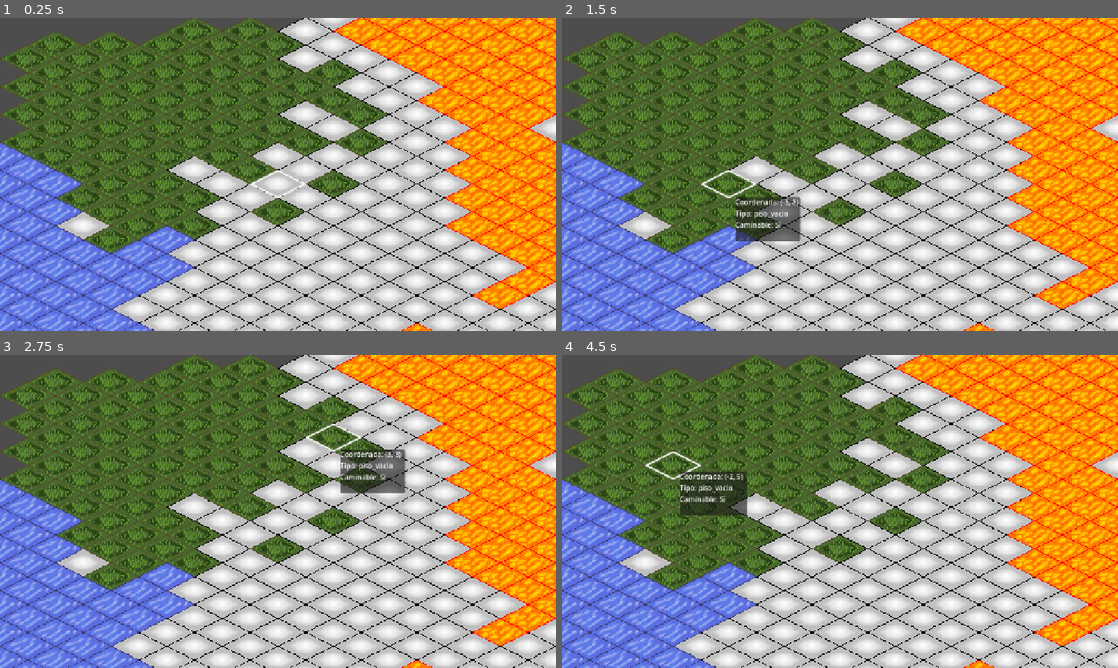
Above: before the commit, frames 1-4 (two rows, left to right).
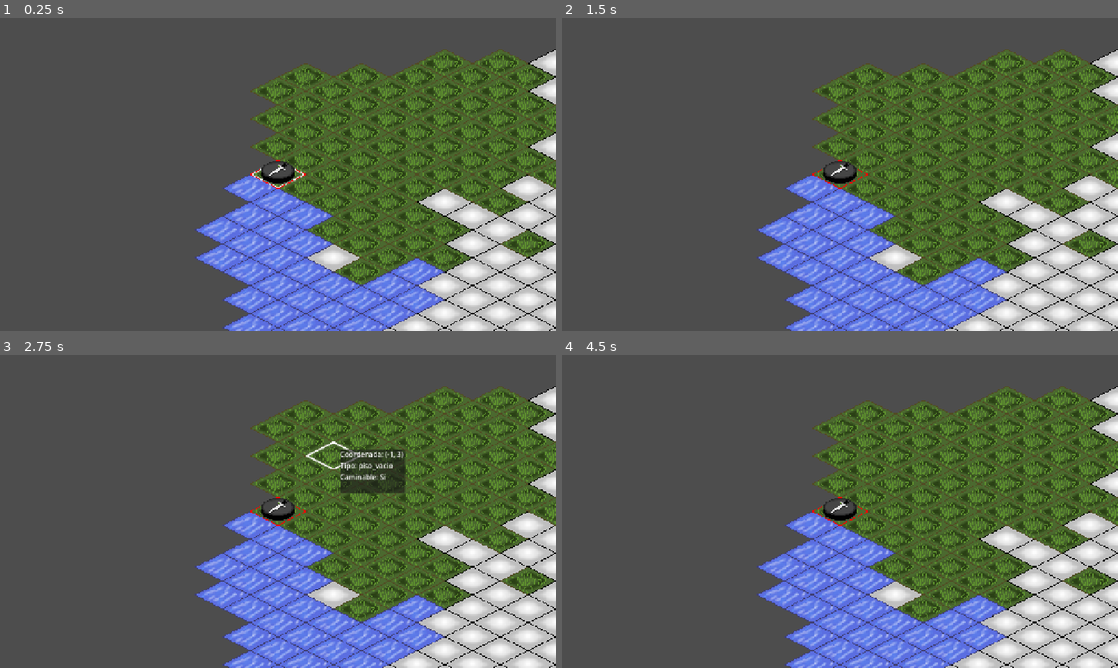
Above: after the commit, the same moments.

Repository: Jhonch1s/Exhume.edu
Game: Godot game, scene res://scenes/escenario_base/escenario_base.tscn
Two runs of this game, one before a commit and one after it. Both use one fixed random seed, a clock stepped at 60 frames per second and the inputs below.
Inputs (mouse positions are in pixels of both pictures, inside the frame that each line leads up to):
- Up to frame 1 (0.25 s): no input
- Up to frame 2 (1.5 s): tap Enter at 0.5 s; move the mouse to (962, 158) at 0.52 s; click (962, 158) at 0.67 s; tap Space at 1.25 s; move the mouse to (728, 190) at 1.27 s; click (728, 190) at 1.42 s
- Up to frame 3 (2.75 s): tap Enter at 2 s; move the mouse to (333, 442) at 2.02 s; click (333, 442) at 2.17 s
- Up to frame 4 (4.5 s): tap Space at 2.75, 4.25 s; move the mouse to (812, 574) at 2.77 s; click (812, 574) at 2.92 s; tap Enter at 3.5 s; move the mouse to (1006, 558) at 3.52 s; click (1006, 558) at 3.67 s; move the mouse to (673, 464) at 4.27 s; click (673, 464) at 4.42 s

The runs differ from the first frame. In frame 1, 92% of the frame differs, in the area x 0-100%, y 0-100%; in frame 2, 92%; in frame 3, 92%; in frame 4, 92%.

Commit message:
comenzamos con pathing

Diff:
--- a/scenes/escenario_base/escenario_base.gd
+++ b/scenes/escenario_base/escenario_base.gd
@@ -5,6 +5,8 @@
 @onready var capa_selector: TileMapLayer = $CapaSelector
 @onready var panel_detalles: PanelContainer = $CanvasLayer/PanelDetalle
 @onready var texto_info: Label = $CanvasLayer/PanelDetalle/TextoInfo
+@onready var camera_2d: Camera2D = $Camera2D
+
 
 # Configuración del tablero
 const ANCHO_MAPA: int = 20
@@ -14,8 +16,12 @@
 # algo como { Vector2i(0,0): {"tipo": "pasto", "ocupado": false} }
 var tablero: Dictionary = {}
 
+const ESCENA_FICHA = preload("res://scenes/ficha/ficha.tscn")
+var ficha_jugador: Ficha = null
+
 func _ready() -> void:
 	generar_tablero_de_zona()
+	spawnear_ficha_inicial()
 
 
 func generar_tablero_de_zona() -> void:
@@ -81,13 +87,16 @@
 
 # ahora la funcion deberia resaltar la casilla y mostrar panel con label
 func _unhandled_input(event: InputEvent) -> void:
-	if event is InputEventMouseButton and event.pressed and event.button_index == MOUSE_BUTTON_LEFT:
+	if event is InputEventMouseButton and event.pressed:
 		var _capa_suelo: TileMapLayer = zona_actual.get_node_or_null("CapaSuelo")
+		if not _capa_suelo:
+			return
+		var posicion_mouse = get_global_mouse_position()
+		var coordenada_clic = _capa_suelo.local_to_map(posicion_mouse)
 
-		if _capa_suelo:
-			var posicion_mouse = get_global_mouse_position()
-			var coordenada_clic = _capa_suelo.local_to_map(posicion_mouse)
+		#si el click es izquierdo
 
+		if event.button_index == MOUSE_BUTTON_LEFT:
 			if tablero.has(coordenada_clic):
 				# logica del dialogo o menu a futuro
 				var datos = tablero[coordenada_clic]
@@ -96,7 +105,8 @@
 				var info_texto = "Coordenada: "+ str(coordenada_clic)+"\n"
 				info_texto += "Tipo: " + datos["zona"] + "\n"
 				info_texto += "Caminable: " + ("Sí" if datos["caminable"] else "No") + "\n"
-
+				if datos["contenido"] != null:
+					info_texto+= "Contenido: Ficha presente \n"
 				if datos["damage"] != null:
 					info_texto += "¡PELIGRO!: Daño de " + str(datos["damage"]["tipo"])
 
@@ -111,3 +121,61 @@
 			else:
 				# fuera del mapa = ocultamos el panel
 				panel_detalles.visible = false
+
+		#si el click es derecho
+		elif event.button_index == MOUSE_BUTTON_RIGHT:
+			if tablero.has(coordenada_clic) and ficha_jugador:
+
+				#verificamos si es caminable
+				if tablero[coordenada_clic]["caminable"]:
+
+					# liberamos la casilla
+					var coord_anterior = ficha_jugador.coordenada_mapa
+					tablero[coord_anterior]["contenido"]=null
+
+					#movemos la ficha a la nueva coord
+					ficha_jugador.mover_a_coordenada_instantaneo(coordenada_clic)
+
+					#ocupamos la casilla nueva
+					tablero[coordenada_clic]["contenido"] = ficha_jugador
+
+					#hacemos la que la camara la siga
+					centrar_camara_en_ficha()
+
+					#ocultamos el panel de detalles por siacaso
+					panel_detalles.visible=false
+
+					print("fichamovida de: ", coord_anterior, " a ", coordenada_clic)
+				else:
+					print("No te puedes mover ahí")
+
+
+func spawnear_ficha_inicial() ->void:
+	var _capa_suelo: TileMapLayer = zona_actual.get_node_or_null("CapaSuelo")
+
+	if not _capa_suelo:
+		return
+
+	var coord_inicio = Vector2i(-999, -999)
+
+	for coord in tablero:
+		if tablero[coord]["caminable"]:
+			coord_inicio = coord
+			break
+	if coord_inicio == Vector2i (-999, -999):
+		print("Error todo mal, no se encontraron casillas caminables")
+		return
+
+	ficha_jugador = ESCENA_FICHA.instantiate()
+	add_child(ficha_jugador)
+
+	ficha_jugador.inicializar(coord_inicio,_capa_suelo)
+
+	tablero[coord_inicio]["contenido"]= ficha_jugador
+	centrar_camara_en_ficha()
+
+	print("Ficha creada con éxito en la coordenada: ", coord_inicio)
+
+func centrar_camara_en_ficha() -> void:
+	if ficha_jugador and camera_2d:
+		camera_2d.global_position = ficha_jugador.global_position
--- /dev/null
+++ b/scenes/ficha/ficha.gd
@@ -0,0 +1,16 @@
+extends Node2D
+class_name Ficha
+
+var coordenada_mapa: Vector2i = Vector2i(0,0)
+
+var capa_referencia: TileMapLayer = null
+
+func inicializar (coordenada_inicial: Vector2i, capa: TileMapLayer) -> void:
+	capa_referencia = capa
+	mover_a_coordenada_instantaneo(coordenada_inicial)
+
+func mover_a_coordenada_instantaneo(nueva_coordeanada: Vector2i) -> void:
+	coordenada_mapa = nueva_coordeanada
+
+	if capa_referencia:
+		global_position =capa_referencia.map_to_local(coordenada_mapa)
--- a/scenes/ficha/ficha.tscn
+++ b/scenes/ficha/ficha.tscn
@@ -1,3 +1,13 @@
 [gd_scene format=3 uid="uid://bswvdm3i2oi7a"]
 
+[ext_resource type="Script" uid="uid://bb033fqcyohtd" path="res://scenes/ficha/ficha.gd" id="1_2ahgq"]
+[ext_resource type="Texture2D" uid="uid://b3t86fanvckjf" path="res://assets/test/fichas_isometric.png" id="1_d3vww"]
+
 [node name="Ficha" type="Node2D" unique_id=1112424073]
+script = ExtResource("1_2ahgq")
+
+[node name="Sprite2D" type="Sprite2D" parent="." unique_id=1081307098]
+texture_filter = 1
+texture = ExtResource("1_d3vww")
+hframes = 3
+vframes = 4
Binary file added: assets/test/path_isometric.png
Not shown, added: assets/test/path_isometric.png.import
Not shown, added: scenes/ficha/ficha.gd.uid
